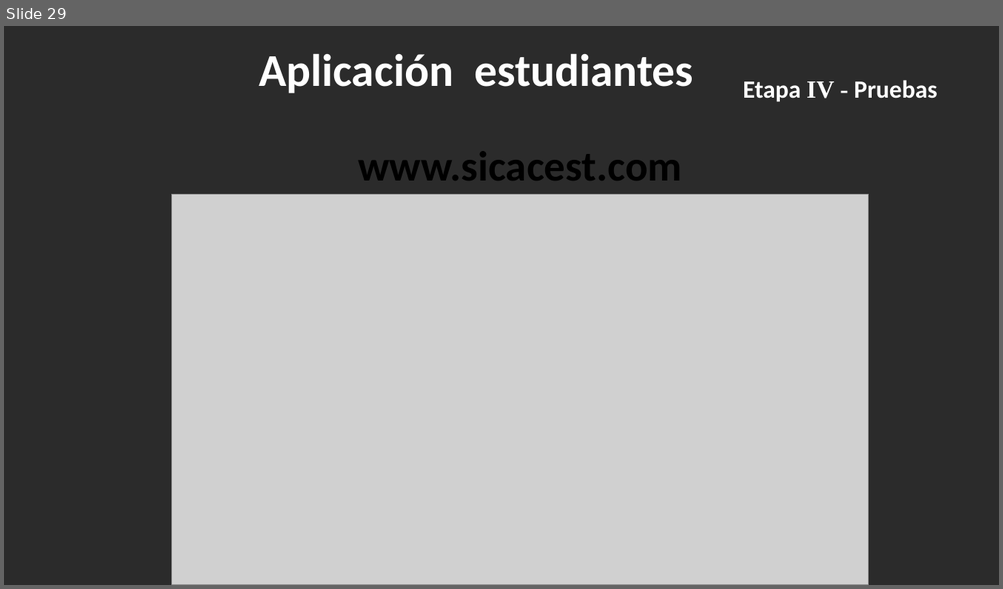
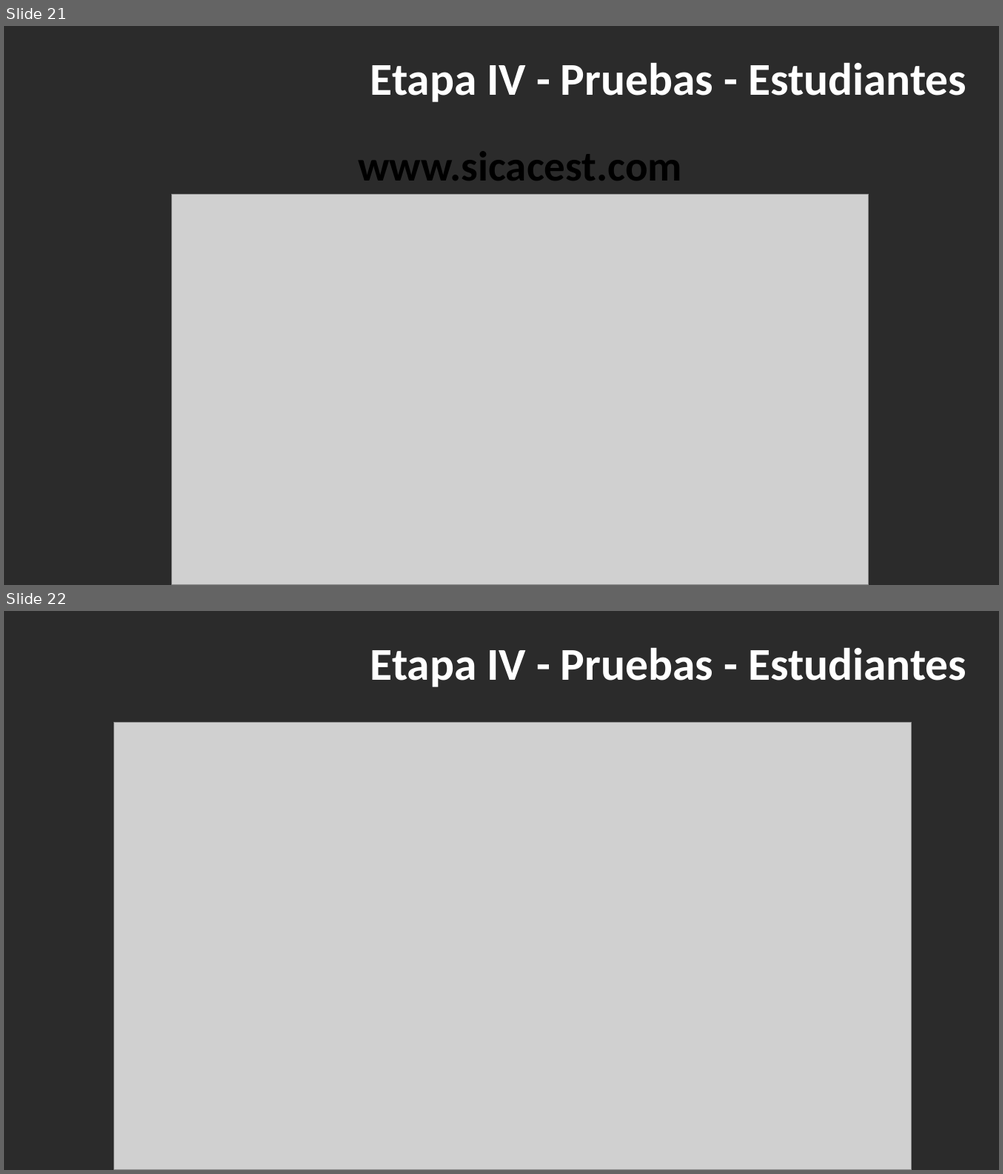
Before and after one commit to BrayanNovoa/uniminuto, a slide deck: expo/expo.pptx. Shown one above the other, each under a label of ours: slide 29 before the commit, slides 21 and 22 after it. The pictures are 1003x589 and 1003x1174 pixels, drawn with LibreOffice and Linux fonts; fonts in the diff are those of the drawing; grey boxes stand for pictures; background and template pictures are left out; a plain dark background stands for a picture behind light text. Boxes give left, top, right and bottom in pixels: in the first picture for what was removed or moved away, otherwise in the second. Text is boxed around its words. In the diff, an @@ line names an element or a change of style, - is before the commit and + after.

```diff
--- a/expo/expo.pptx
+++ b/expo/expo.pptx
@@ slide 22 added at [4,611,999,1170], background picture (left out) @@
@@ title added at [370,647,966,687], 44 pt, text #FFFFFF, bold @@
+Etapa IV - Pruebas - Estudiantes
@@ picture added at [114,722,911,1170] @@
@@ what was slide 29 is now slide 21 @@
@@ slide 21 changed as well @@
@@ title removed at [259,53,693,93] @@
-Aplicación estudiantes
@@ title "Etapa IV - Pruebas - ..." at [370,62,966,102]: vertical alignment top to middle @@
@@ title at [370,62,966,102]: text changed; size 24 to 44 pt @@
-Etapa IV - Pruebas
+Etapa IV - Pruebas - Estudiantes
```
Also in this commit, not shown: 18 other slides changed, 3 other slides added, 11 slides removed, 3 other files.
